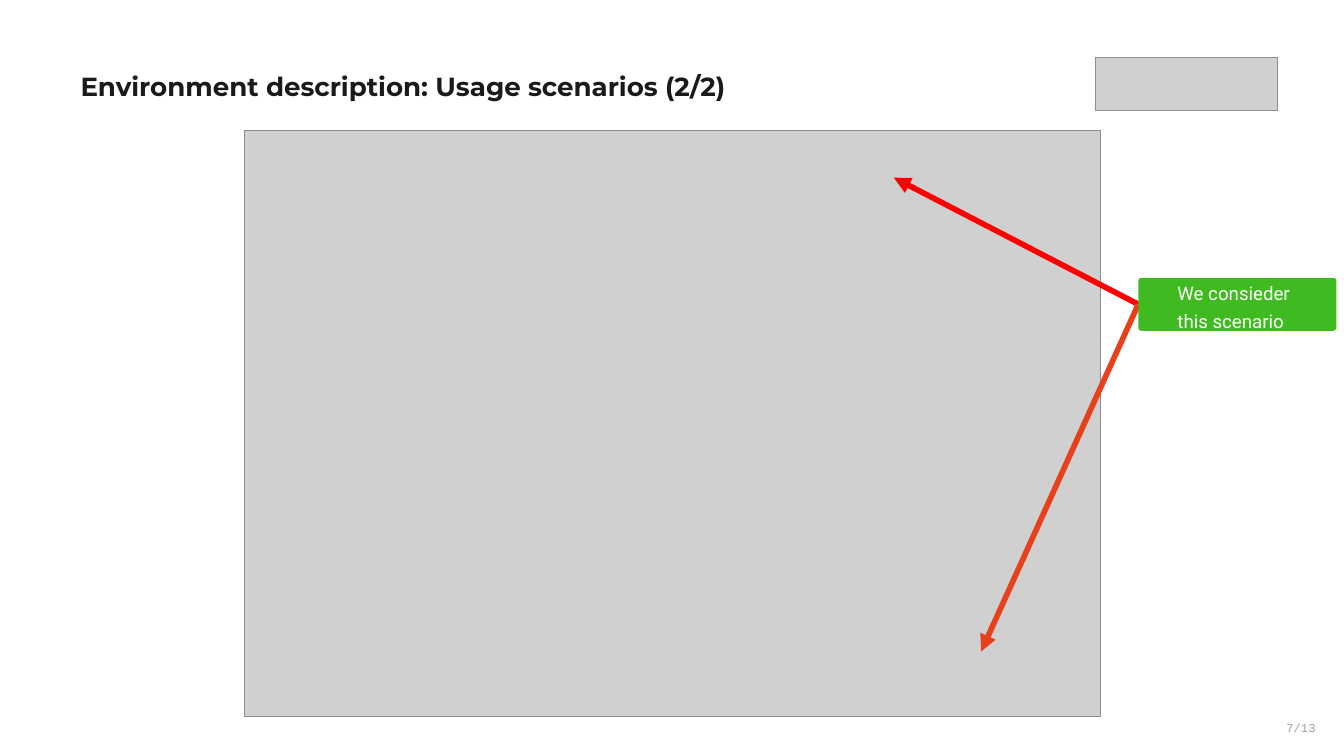
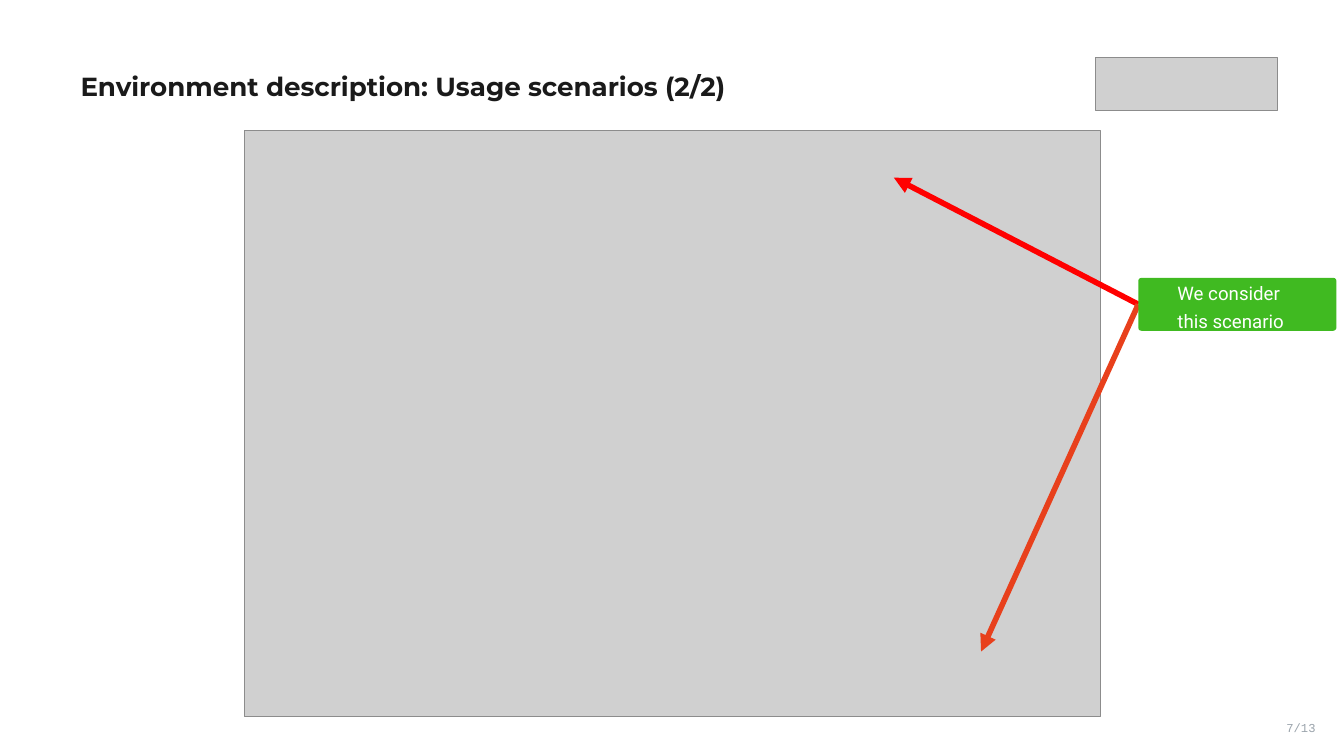
Before and after one commit to VoronM1522/Thesis_draft, a slide deck: slide 7 of presentation/slides_main.pptx. Drawn at 1344x756 pixels with LibreOffice and Linux fonts; fonts in the diff are those of the drawing; grey boxes stand for pictures. Boxes give left, top, right and bottom in pixels: in the first picture for what was removed or moved away, otherwise in the second. Text is boxed around its words. In the diff, an @@ line names an element or a change of style, - is before the commit and + after.

```diff
--- a/presentation/slides_main.pptx
+++ b/presentation/slides_main.pptx
@@ text in rounded rectangle at (x1=1177, y1=286, x2=1284, y2=334): text changed @@
-We consieder this scenario
+We consider this scenario
```
Also in this commit, not shown: 5 other slides changed, 1 other file.
